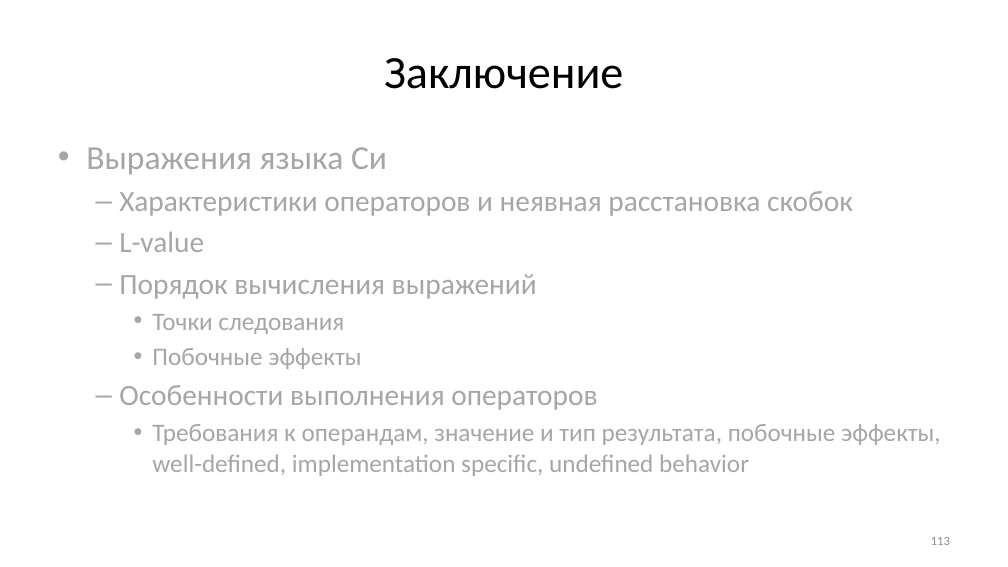
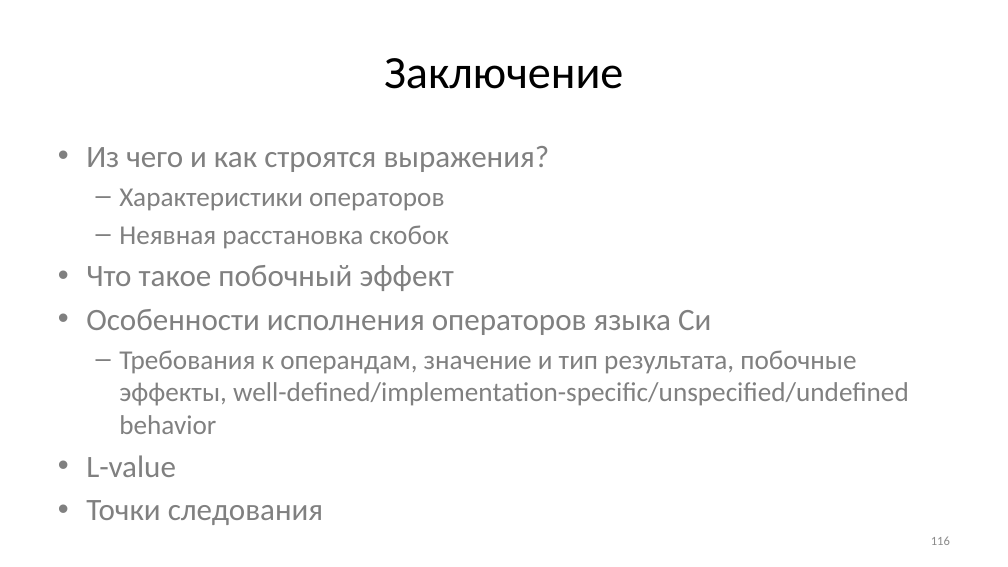
Before and after one commit to Evgueni-Petrov-aka-espetrov/Algorithms-and-Programming-in-C-pptx, a slide deck: slide 116 of 04 Выражения.pptx (slide 113 before the commit). Drawn at 1008x567 pixels with LibreOffice and Linux fonts; fonts in the diff are those of the drawing. Boxes give left, top, right and bottom in pixels: in the first picture for what was removed or moved away, otherwise in the second. Text is boxed around its words. In the diff, an @@ line names an element or a change of style, - is before the commit and + after.

Commit message:
переструктурировал, добавил unspecified behavior

```diff
--- a/04 Выражения.pptx
+++ b/04 Выражения.pptx
@@ text at (x1=86, y1=146, x2=909, y2=434): text changed; size 28 to 25.9 pt; text colour #A6A6A6 to #808080 @@
-• Выражения языка Си
-  – Характеристики операторов и неявная расстановка скобок
+• Из чего и как строятся выражения?
+  – Характеристики операторов
+  – Неявная расстановка скобок
+• Что такое побочный эффект
+• Особенности исполнения операторов языка Си
+  – Требования к операндам, значение и тип результата, побочные эффекты, well-defined/implementation-specific/unspecified/undefined behavior
@@ text at (x1=119, y1=274, x2=537, y2=299): paragraph removed @@
-  – Порядок вычисления выражений
@@ text at (x1=119, y1=348, x2=941, y2=476): paragraphs removed @@
-    • Побочные эффекты
-  – Особенности выполнения операторов
-    • Требования к операндам, значение и тип результата, побочные эффекты, well-defined, implementation specific, undefined behavior
@@ text at (x1=86, y1=455, x2=176, y2=520): size 28 to 29.6 pt in "L-value"; text colour #A6A6A6 to #808080 in "L-value", "Точки следования"; size 24 to 29.6 pt in "Точки следования"; bullet – to •; list level 2 to 1 in "L-value"; list level 3 to 1 in "Точки следования" @@
@@ page number at (x1=931, y1=536, x2=950, y2=545): text changed @@
-113
+116
```
Also in this commit, not shown: 27 other slides changed, 3 slides added.
